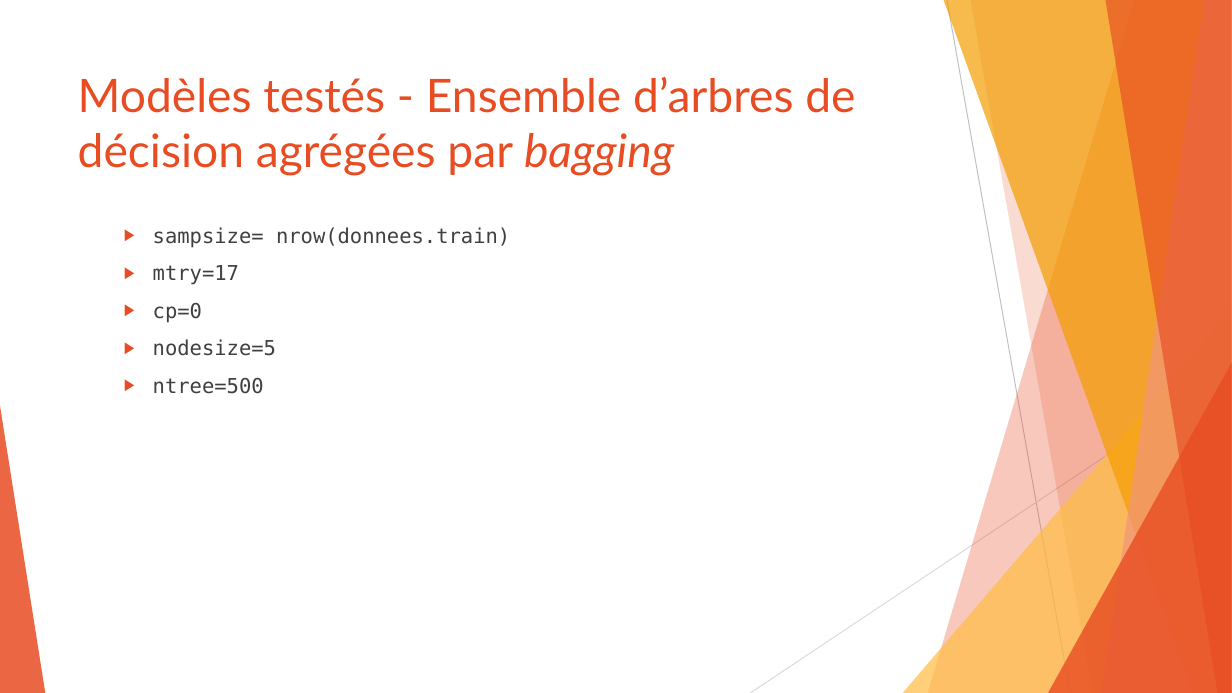
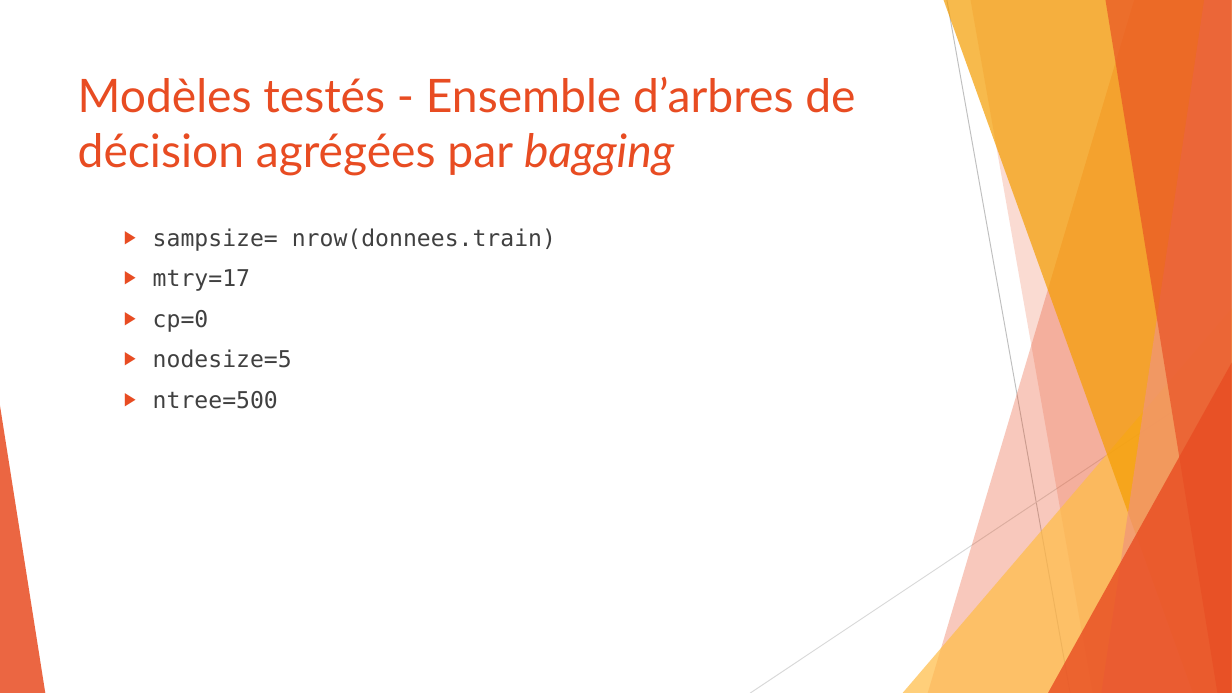
Before and after one commit to SamuelProvencher/TP-Apprentissage, a slide deck: slide 14 of PP.pptx (slide 13 before the commit). Drawn at 1232x693 pixels with LibreOffice and Linux fonts; fonts in the diff are those of the drawing. Boxes give left, top, right and bottom in pixels: in the first picture for what was removed or moved away, otherwise in the second. Text is boxed around its words. In the diff, an @@ line names an element or a change of style, - is before the commit and + after.

```diff
--- a/PP.pptx
+++ b/PP.pptx
@@ text "sampsize= nrow(donnees.train)" at (x1=153, y1=228, x2=556, y2=409): size 16 to 18 pt @@
```
Also in this commit, not shown: 6 other slides changed, 2 slides added, 1 slide removed, 1 other file.
